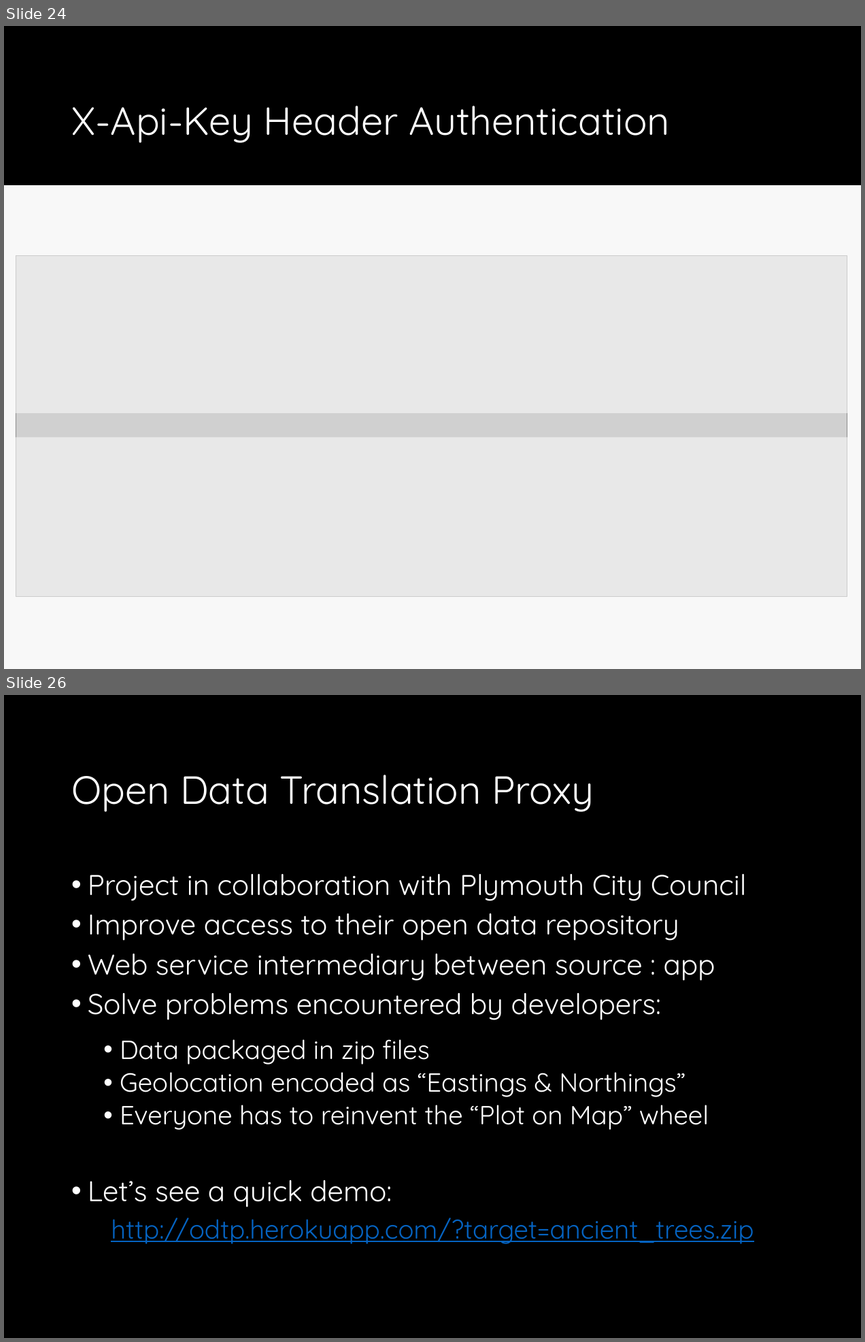
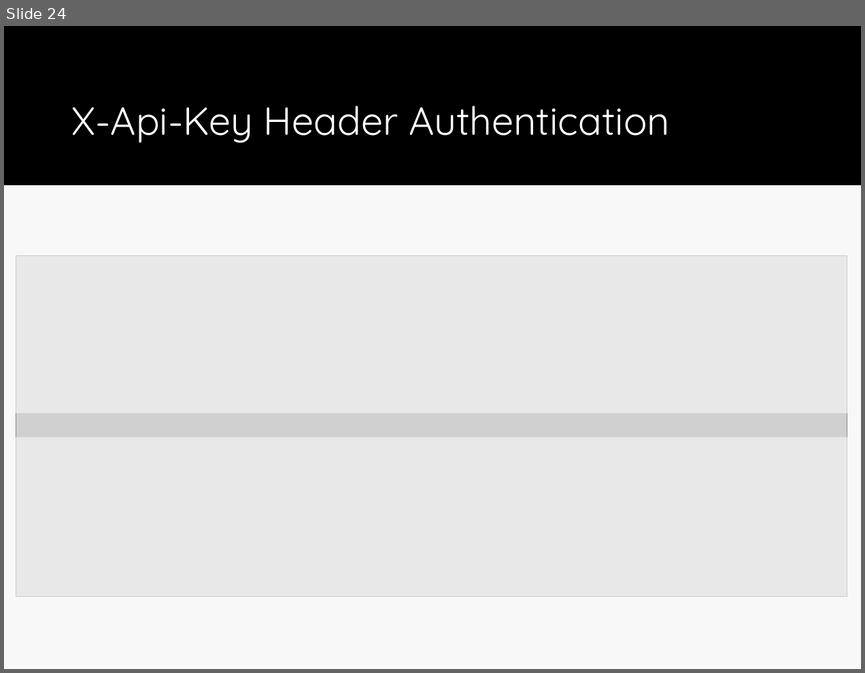
Before and after one commit to drslock/SPE2018, a slide deck: Lecture Slides/15 Spring JSON.pptx. Shown one above the other, each under a label of ours: slides 24 and 26 before the commit, slide 24 after it; the slides between them are not shown. The pictures are 865x1342 and 865x673 pixels, drawn with LibreOffice and Linux fonts; fonts in the diff are those of the drawing; grey boxes stand for pictures. Boxes give left, top, right and bottom in pixels: in the first picture for what was removed or moved away, otherwise in the second. Text is boxed around its words. In the diff, an @@ line names an element or a change of style, - is before the commit and + after.

Commit message:
Tweaks

```diff
--- a/Lecture Slides/15 Spring JSON.pptx
+++ b/Lecture Slides/15 Spring JSON.pptx
@@ slide 26 removed at <box>4,695,861,1338</box>, background #000000 @@
@@ title removed at <box>71,775,594,812</box> @@
-Open Data Translation Proxy
@@ text removed at <box>88,874,753,1244</box> @@
-• Project in collaboration with Plymouth City Council
-• Improve access to their open data repository
-• Web service intermediary between source : app
-• Solve problems encountered by developers:
-  • Data packaged in zip files
-  • Geolocation encoded as “Eastings & Northings”
-  • Everyone has to reinvent the “Plot on Map” wheel
-• Let’s see a quick demo:
-http://odtp.herokuapp.com/?target=ancient_trees.zip
```
Also in this commit, not shown: 2 other slides removed.
